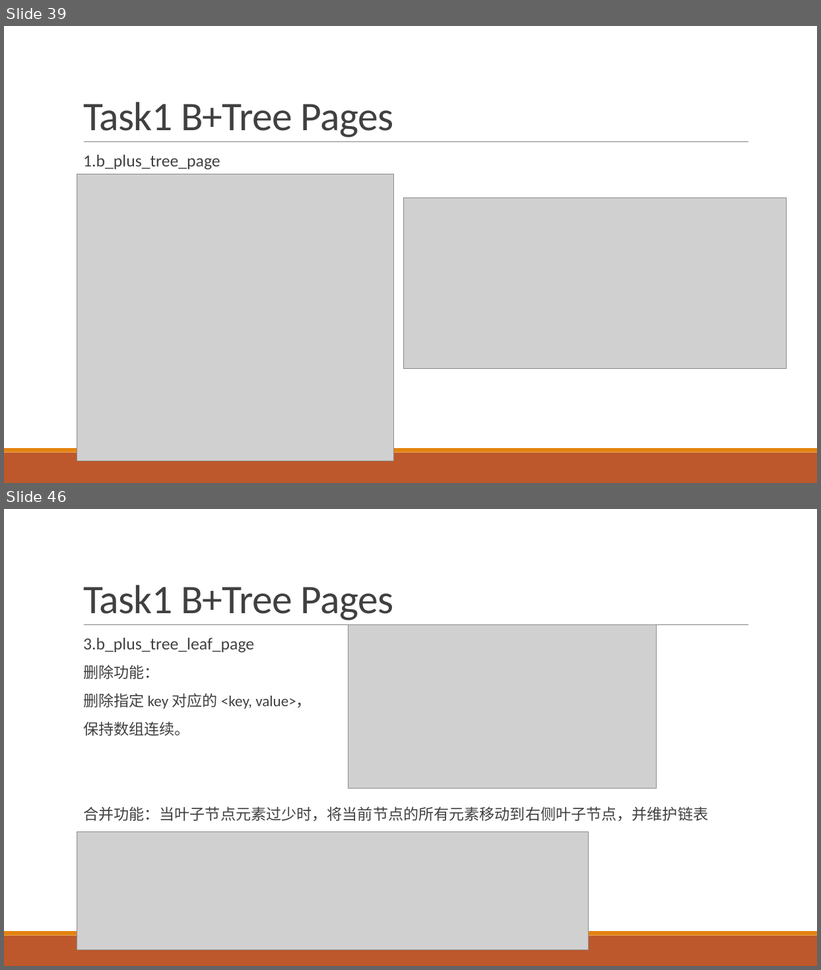
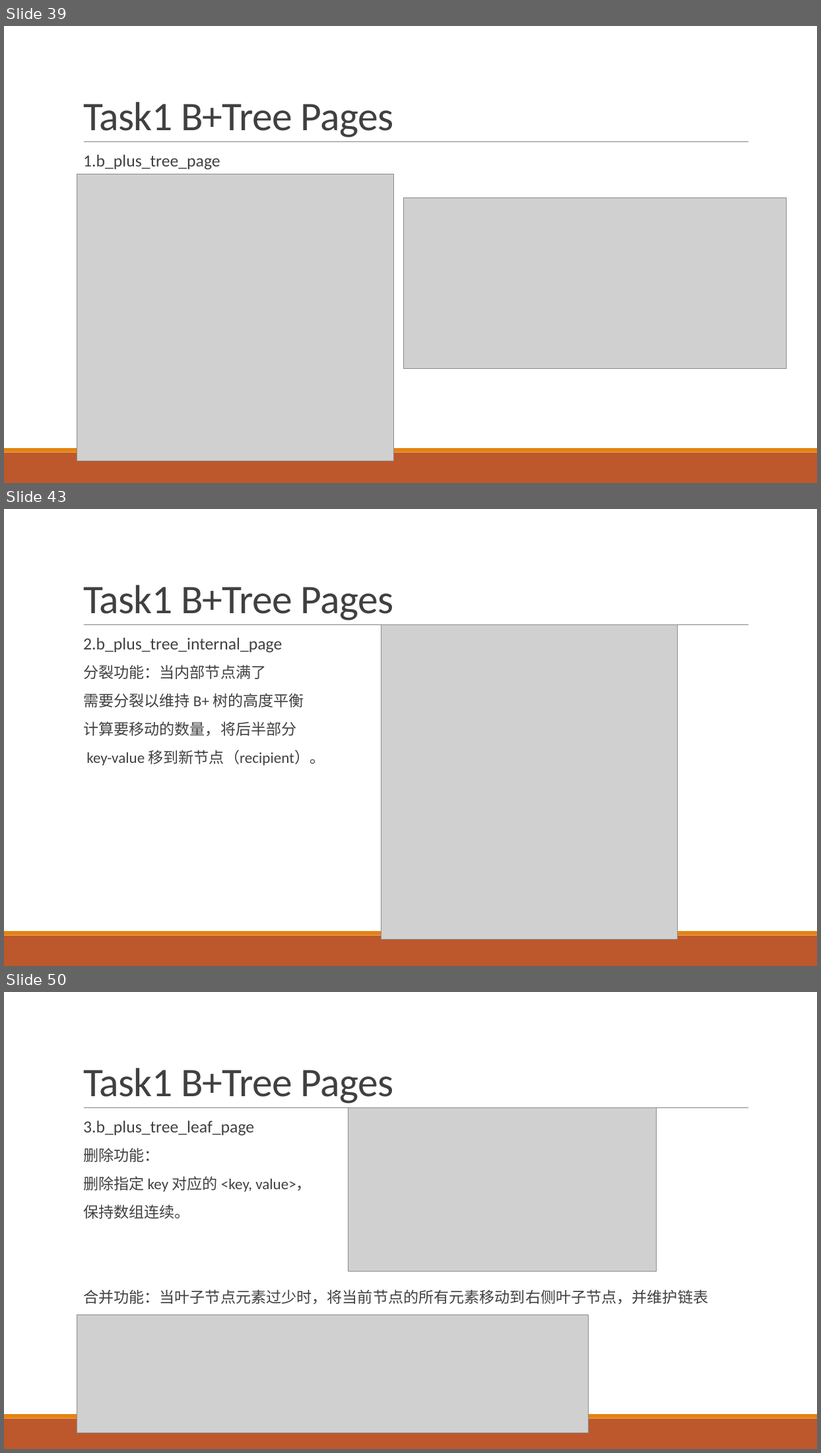
Before and after one commit to SDataBaseGroup/Database-lab, a slide deck: 缓冲区管理器与B+树的总ppt.pptx. Shown one above the other, each under a label of ours: slides 39 and 46 before the commit, slides 39, 43 and 50 after it; the slides between them are not shown. The pictures are 821x970 and 821x1453 pixels, drawn with LibreOffice and Linux fonts; fonts in the diff are those of the drawing; grey boxes stand for pictures. Boxes give left, top, right and bottom in pixels: in the first picture for what was removed or moved away, otherwise in the second. Text is boxed around its words. In the diff, an @@ line names an element or a change of style, - is before the commit and + after.

```diff
--- a/缓冲区管理器与B+树的总ppt.pptx
+++ b/缓冲区管理器与B+树的总ppt.pptx
@@ slide 43 added at (4,509,817,966), background #FFFFFF; not listed: 3 template elements that a slide beside it also shows @@
@@ title added at (83,585,394,621), 48 pt, text #404040 @@
+Task1 B+Tree Pages
@@ picture added at (382,625,677,940) @@
@@ text added at (83,638,325,766), 18 pt, text #404040 @@
+  2.b_plus_tree_internal_page
+  分裂功能：当内部节点满了
+  需要分裂以维持 B+ 树的高度平衡
+  计算要移动的数量，将后半部分
+  key-value 移到新节点（recipient）。
@@ what was slide 46 is now slide 50 @@
```
Also in this commit, not shown: 14 slides changed, 4 other slides added.
